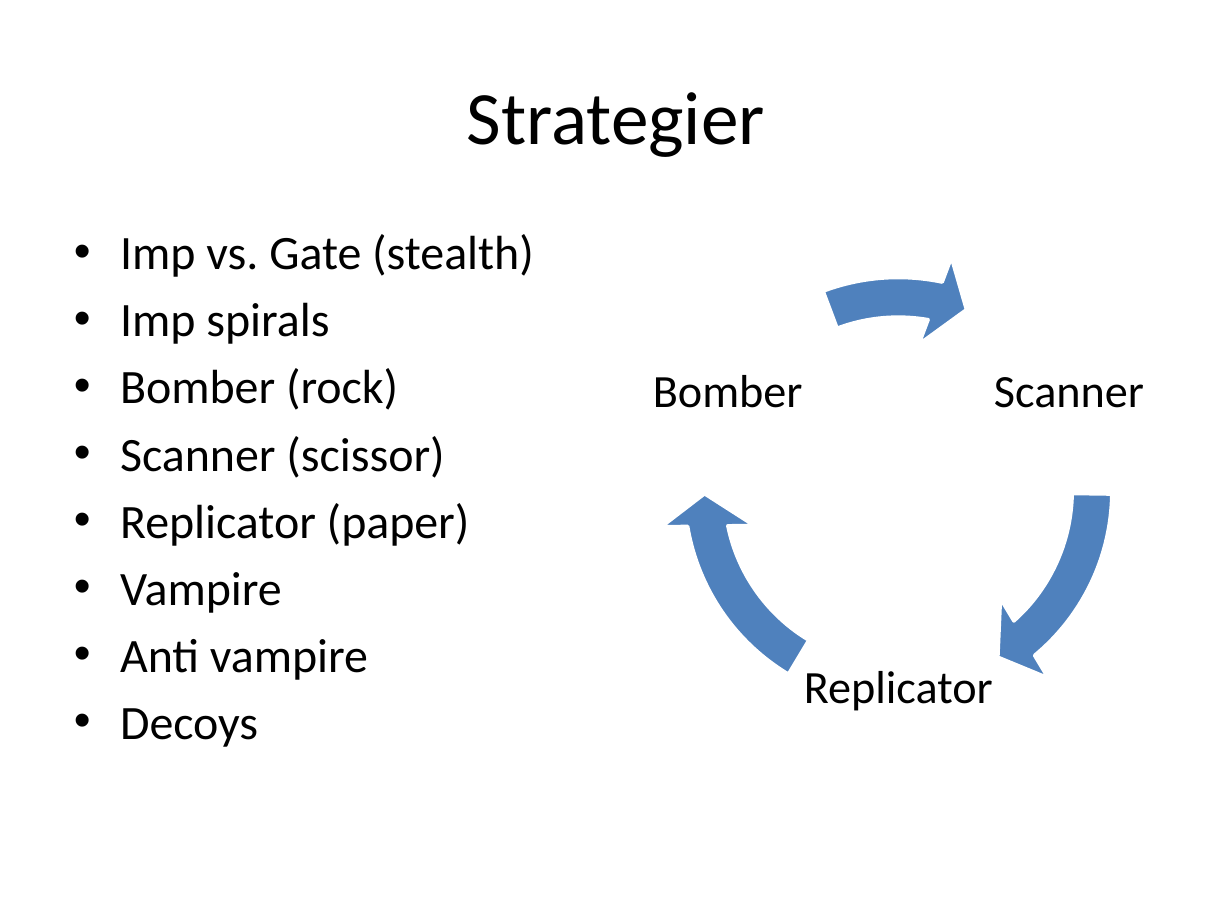
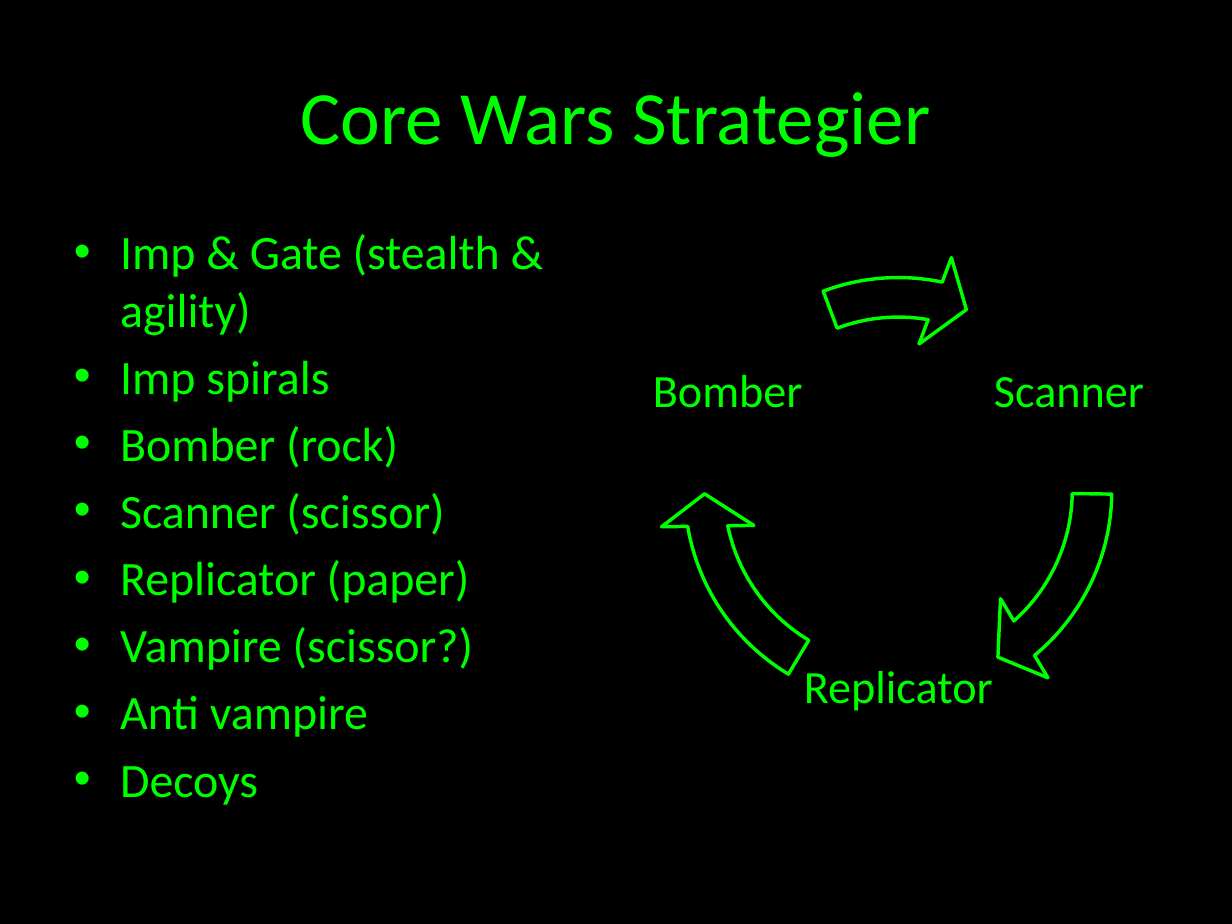
Before and after one commit to treeman/MARC, a slide deck: slide 17 of Report & presentation/redcode.pptx (slide 6 before the commit). Drawn at 1232x924 pixels with LibreOffice and Linux fonts; fonts in the diff are those of the drawing. Boxes give left, top, right and bottom in pixels: in the first picture for what was removed or moved away, otherwise in the second. Text is boxed around its words. In the diff, an @@ line names an element or a change of style, - is before the commit and + after.

```diff
--- a/Report & presentation/redcode.pptx
+++ b/Report & presentation/redcode.pptx
@@ background #FFFFFF to #000000 @@
@@ title at (301, 92, 930, 157): text changed; text colour #000000 to #00FF00 @@
-Strategier
+Core Wars Strategier
@@ text at (120, 234, 500, 336): text changed; text colour #000000 to #00FF00 @@
-• Imp vs. Gate (stealth)
+• Imp & Gate (stealth & agility)
@@ fill #4F81BD to #000000; outline #FFFFFF 2 pt to #00FF00 2 pt in 3 elements at (658, 251, 1137, 731), (658, 251, 1137, 731), (658, 251, 1137, 731) @@
@@ text colour #000000 to #00FF00 in 3 elements at (994, 377, 1144, 408), (804, 671, 993, 711), (653, 375, 803, 408) @@
@@ text at (120, 360, 470, 805): text colour #000000 to #00FF00 in "Imp spirals", "Bomber (rock)", "Scanner (scissor)", "Replicator (paper)" and 2 more places @@
@@ text at (120, 627, 474, 670): text changed; text colour #000000 to #00FF00 @@
-• Vampire
+• Vampire (scissor?)
```
Also in this commit, not shown: 5 other slides changed, 11 slides added, 2 slides removed.
